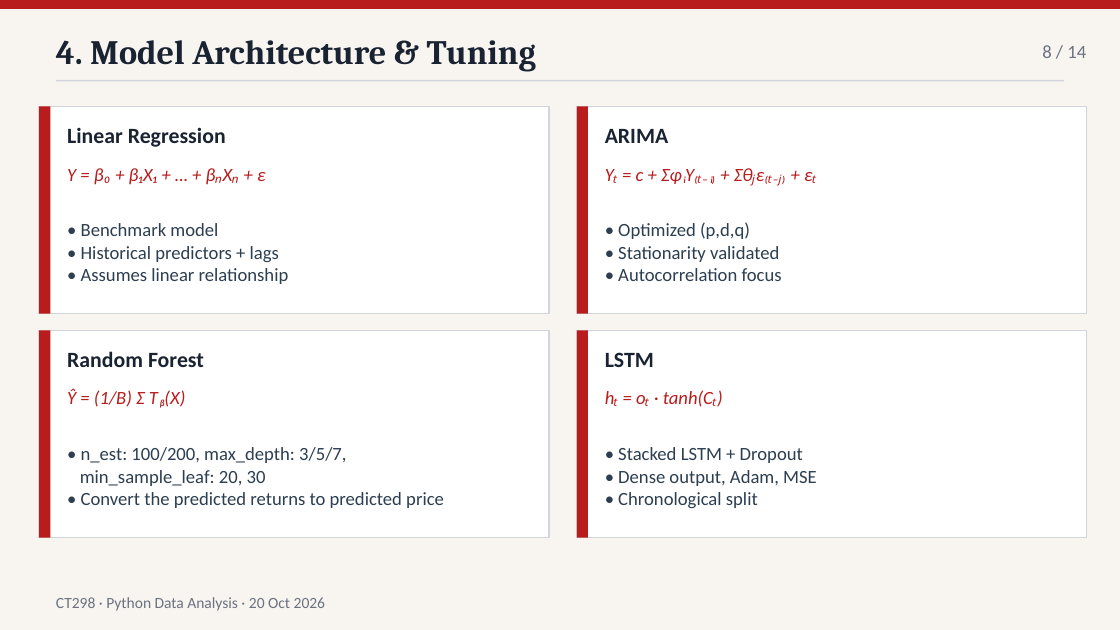
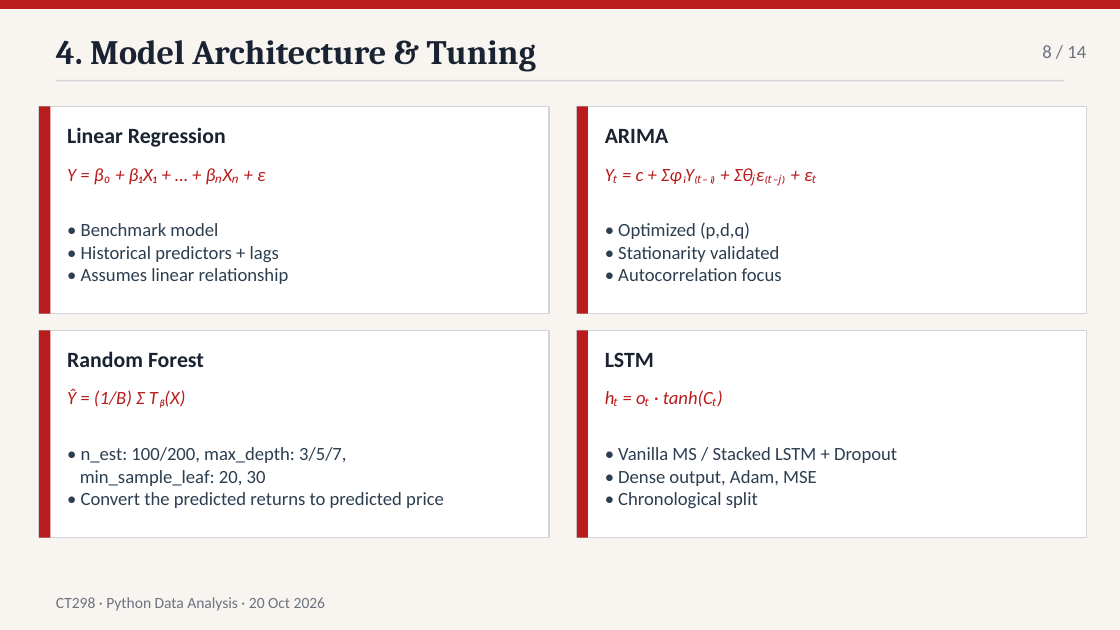
Before and after one commit to Alfred-KU/CT298ProjectDoc, a slide deck: slide 8 of Pricing_Forecast_Assessment_Presentation V2.pptx. Drawn at 1120x630 pixels with LibreOffice and Linux fonts; fonts in the diff are those of the drawing. Boxes give left, top, right and bottom in pixels: in the first picture for what was removed or moved away, otherwise in the second. Text is boxed around its words. In the diff, an @@ line names an element or a change of style, - is before the commit and + after.

```diff
--- a/Pricing_Forecast_Assessment_Presentation V2.pptx
+++ b/Pricing_Forecast_Assessment_Presentation V2.pptx
@@ text at (618, 447, 897, 463): text changed @@
-• Stacked LSTM + Dropout
+• Vanilla MS / Stacked LSTM + Dropout
```
Also in this commit, not shown: 1 other slide changed.
